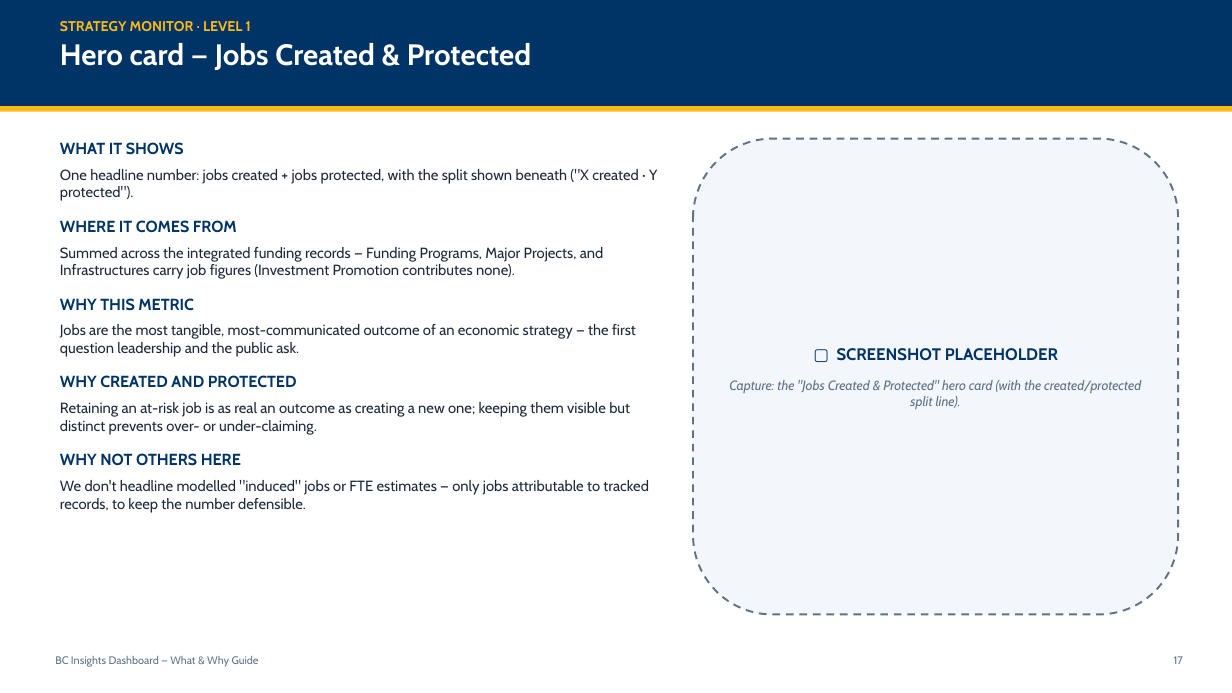
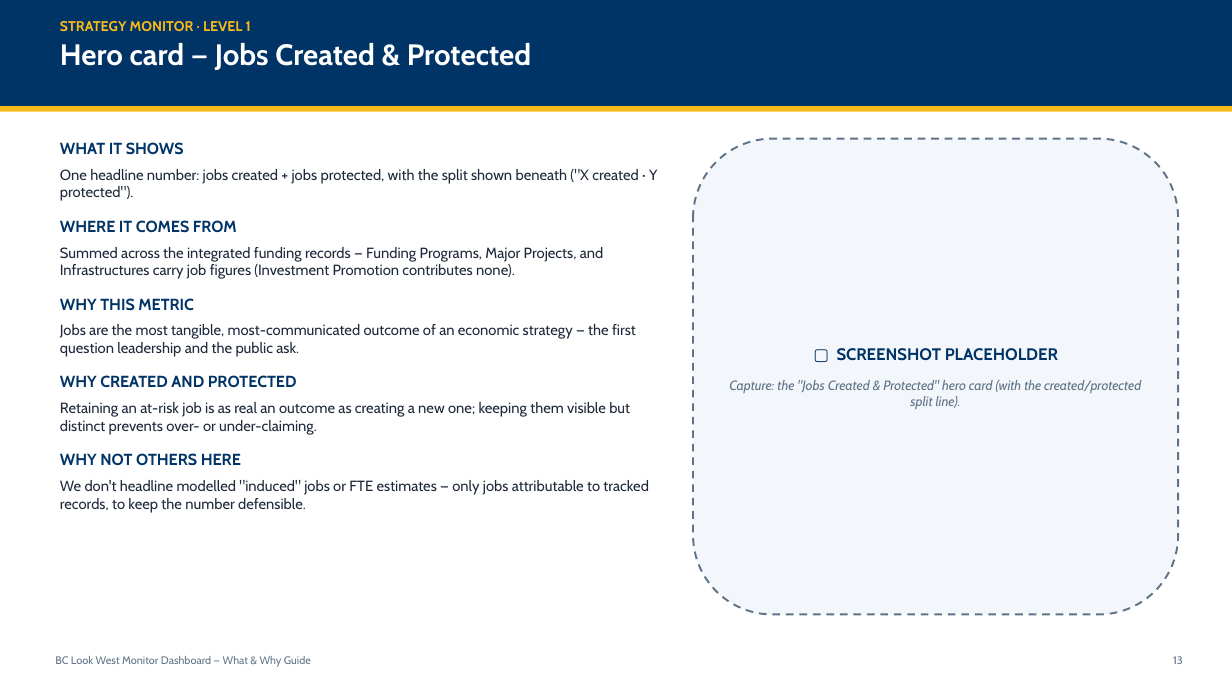
Before and after one commit to bcgov/BCLS, a slide deck: slide 14 of BCLS_Dashboard_Guide.pptx (slide 18 before the commit). Drawn at 1232x693 pixels with LibreOffice and Linux fonts; fonts in the diff are those of the drawing. Boxes give left, top, right and bottom in pixels: in the first picture for what was removed or moved away, otherwise in the second. Text is boxed around its words. In the diff, an @@ line names an element or a change of style, - is before the commit and + after.

```diff
--- a/BCLS_Dashboard_Guide.pptx
+++ b/BCLS_Dashboard_Guide.pptx
@@ text at [55,656,311,667]: text changed @@
-BC Insights Dashboard — What & Why Guide
+BC Look West Monitor Dashboard — What & Why Guide
@@ text at [1173,656,1183,664]: text changed @@
-17
+13
```
Also in this commit, not shown: 39 other slides changed, 8 slides added, 4 slides removed.
